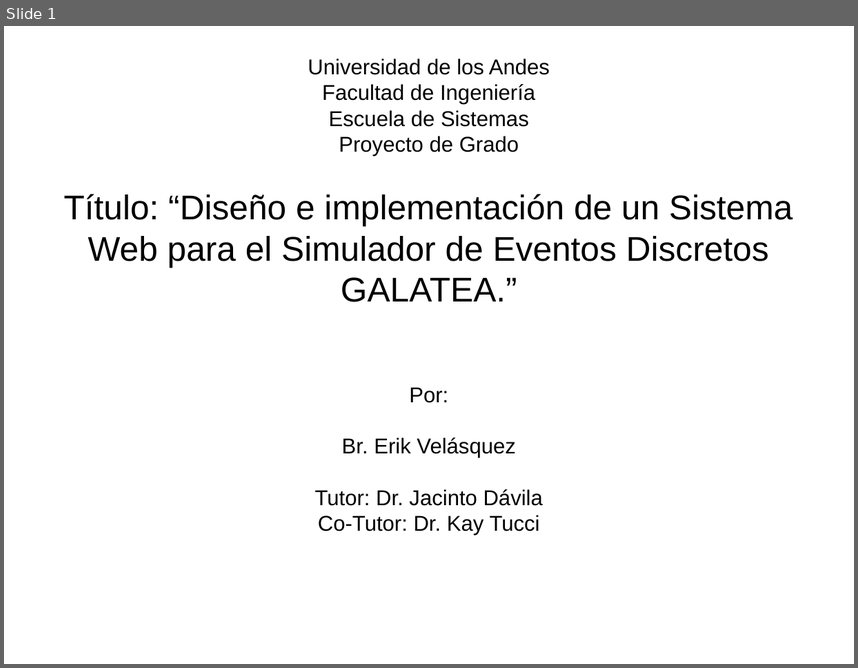
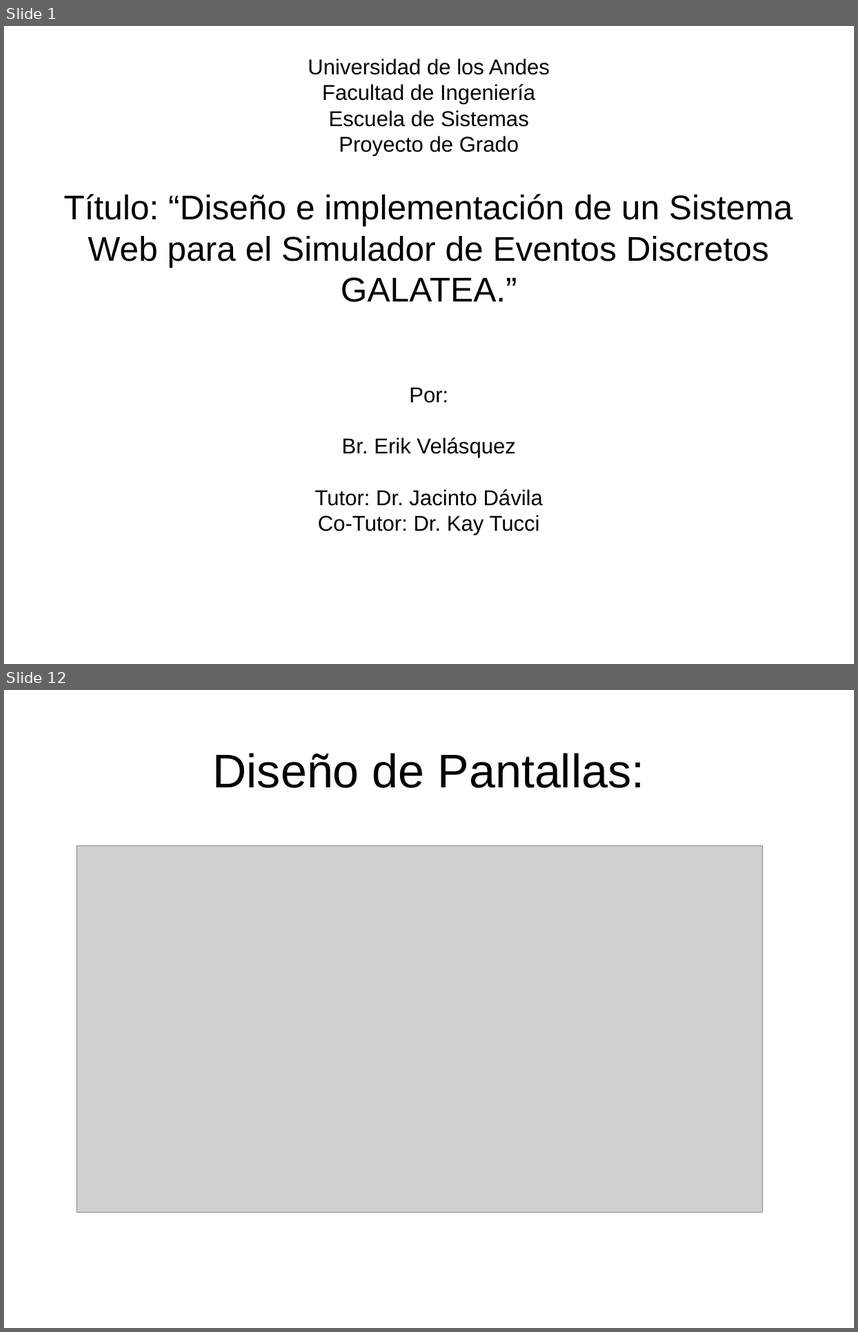
Before and after one commit to velasquezerik/tesis-doc, a slide deck: Presentacion/Presentacion Tesis.odp. Shown one above the other, each under a label of ours: slide 1 before the commit, slides 1 and 12 after it; the slides between them are not shown. The pictures are 858x668 and 858x1332 pixels, drawn with LibreOffice and Linux fonts; fonts in the diff are those of the drawing; grey boxes stand for pictures. Boxes give left, top, right and bottom in pixels: in the first picture for what was removed or moved away, otherwise in the second. Text is boxed around its words. In the diff, an @@ line names an element or a change of style, - is before the commit and + after.

```diff
--- a/Presentacion/Presentacion Tesis.odp
+++ b/Presentacion/Presentacion Tesis.odp
@@ slide 12 added at [4,690,854,1328], background #FFFFFF @@
@@ title added at [212,753,645,788], 44 pt, text #000000 @@
+Diseño de Pantallas:
@@ picture added at [76,845,763,1212] @@
```
Also in this commit, not shown: 17 other slides added, 7 other files.
